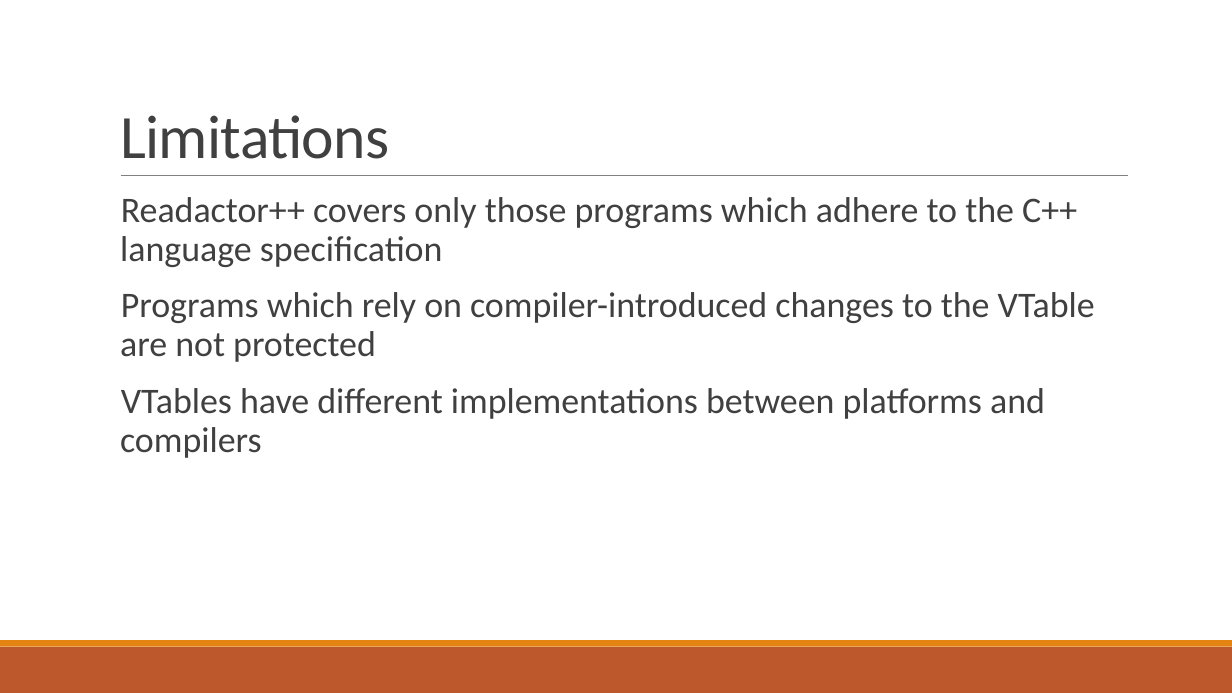
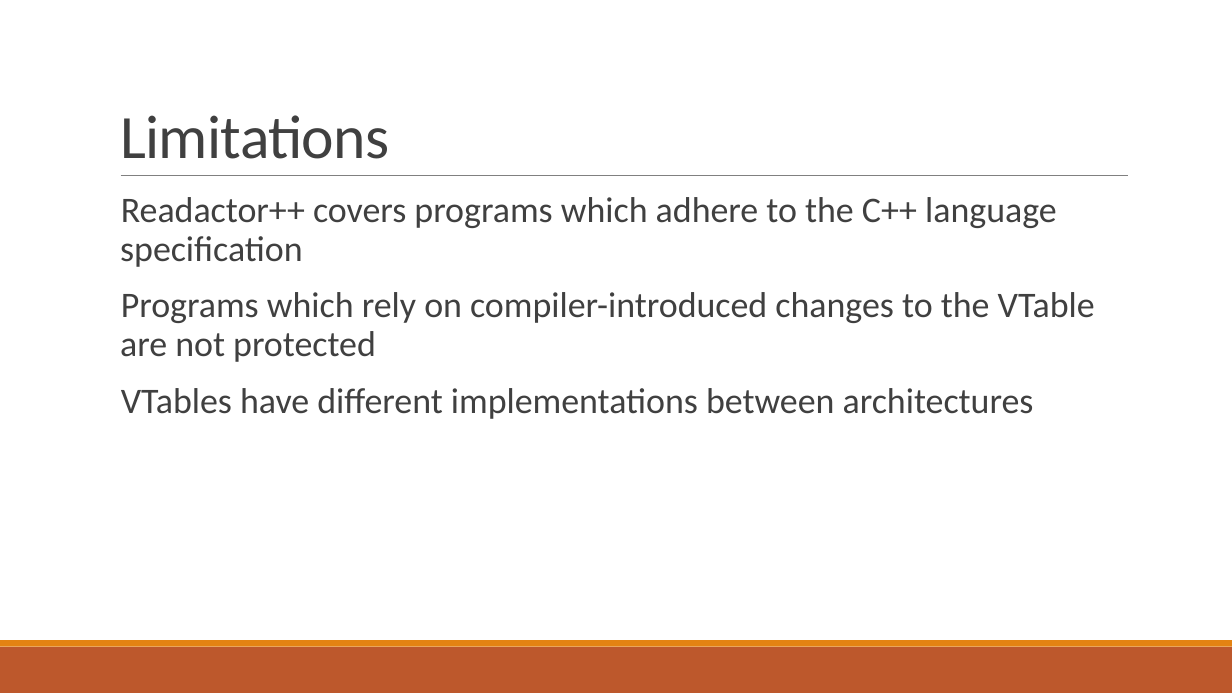
Before and after one commit to bretafinley/coop, a slide deck: slide 41 of COOP.pptx. Drawn at 1232x693 pixels with LibreOffice and Linux fonts; fonts in the diff are those of the drawing. Boxes give left, top, right and bottom in pixels: in the first picture for what was removed or moved away, otherwise in the second. Text is boxed around its words. In the diff, an @@ line names an element or a change of style, - is before the commit and + after.

```diff
--- a/COOP.pptx
+++ b/COOP.pptx
@@ text at bbox=[120, 197, 1057, 267]: text changed @@
-  Readactor++ covers only those programs which adhere to the C++ language specification
+  Readactor++ covers programs which adhere to the C++ language specification
@@ text at bbox=[121, 388, 1034, 419]: text changed @@
-  VTables have different implementations between platforms and compilers
+  VTables have different implementations between architectures
```
Also in this commit, not shown: 27 other slides changed, 1 other file.
